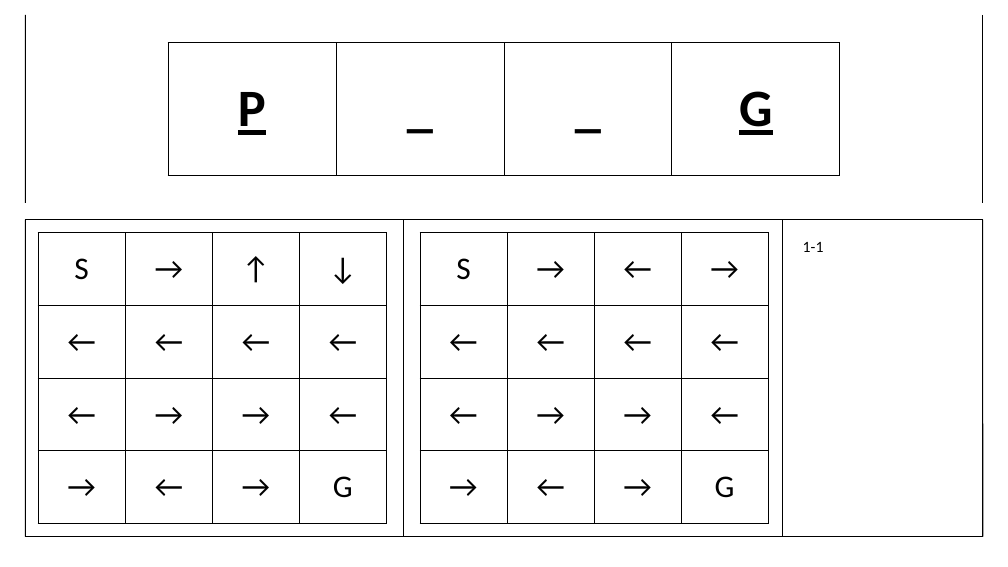
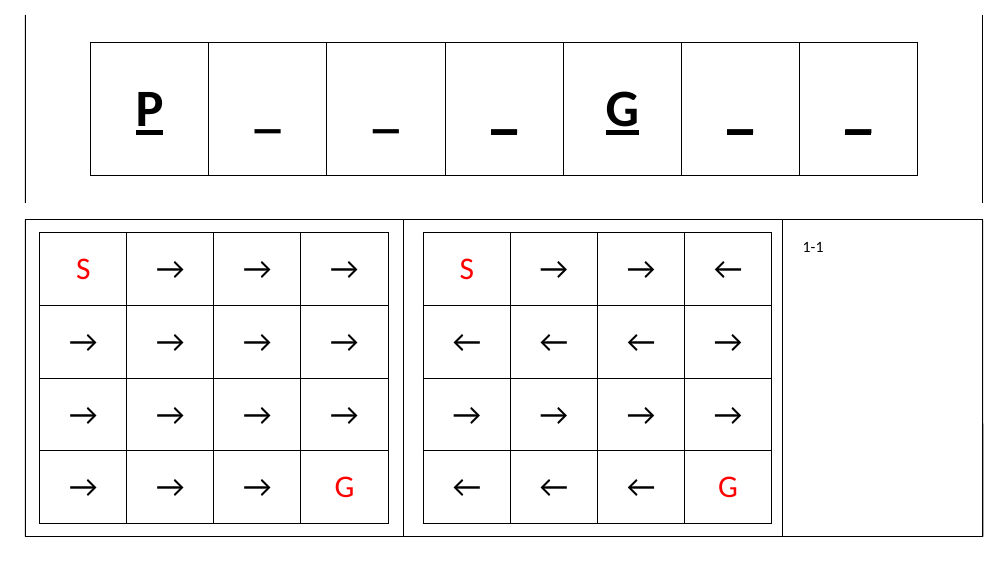
Before and after one commit to BSF0124/Brain-Control, a slide deck: slide 4 of etc/레벨디자인.pptx. Drawn at 1008x567 pixels with LibreOffice and Linux fonts; fonts in the diff are those of the drawing. Boxes give left, top, right and bottom in pixels: in the first picture for what was removed or moved away, otherwise in the second. Text is boxed around its words. In the diff, an @@ line names an element or a change of style, - is before the commit and + after.

```diff
--- a/etc/레벨디자인.pptx
+++ b/etc/레벨디자인.pptx
@@ table at box(91, 43, 917, 175) @@
+column 4: _
+column 6: _
+column 7: _
@@ table: place and size @@
-table at box(168, 43, 839, 175)
+table at box(91, 43, 917, 175)
@@ table at box(40, 233, 388, 523) @@
-row 1, column 3: ↑
+row 1, column 3: →
-row 1, column 4: ↓
+row 1, column 4: →
-row 2: ← | ← | ← | ←
+row 2: → | → | → | →
-row 3, column 1: ←
+row 3, column 1: →
-row 3, column 4: ←
+row 3, column 4: →
-row 4, column 2: ←
+row 4, column 2: →
@@ text colour #000000 to #FF0000 in "S", "G" @@
@@ table at box(423, 233, 771, 523) @@
-row 1, column 3: ←
+row 1, column 3: →
-row 1, column 4: →
+row 1, column 4: ←
-row 2, column 4: ←
+row 2, column 4: →
-row 3, column 1: ←
+row 3, column 1: →
-row 3, column 4: ←
+row 3, column 4: →
-row 4, column 1: →
+row 4, column 1: ←
-row 4, column 3: →
+row 4, column 3: ←
@@ text colour #000000 to #FF0000 in "S", "G" @@
```
Also in this commit, not shown: 2 other slides changed, 5 slides added, 16 other files.
